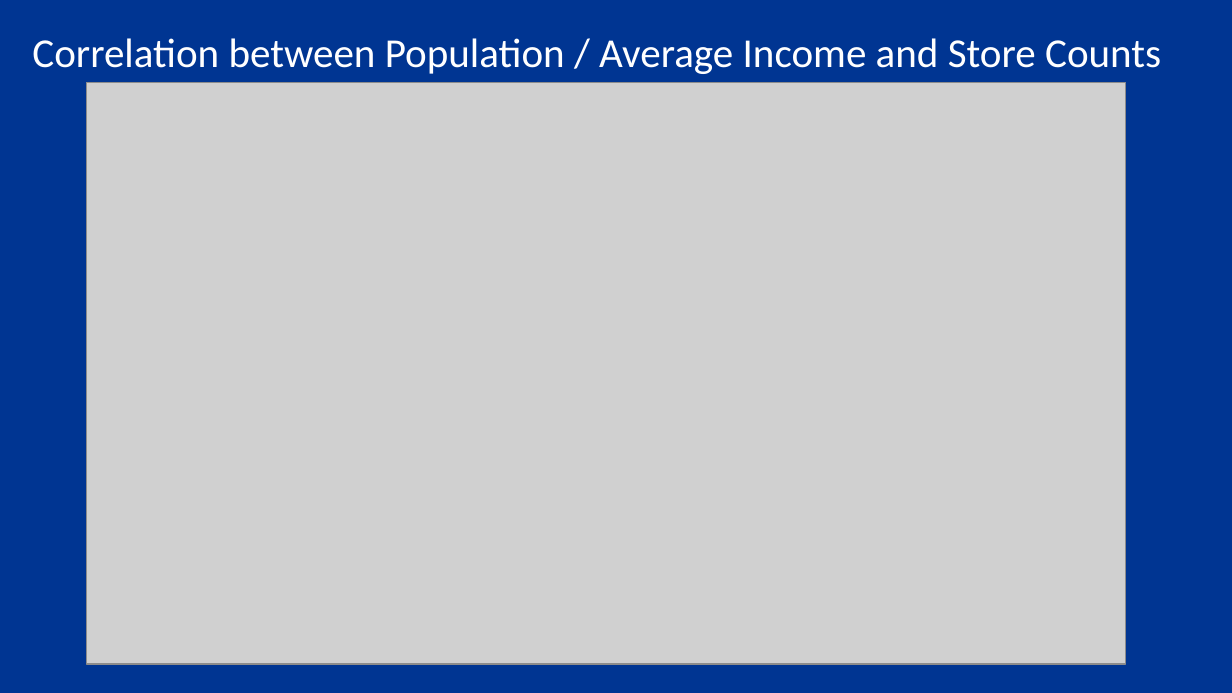
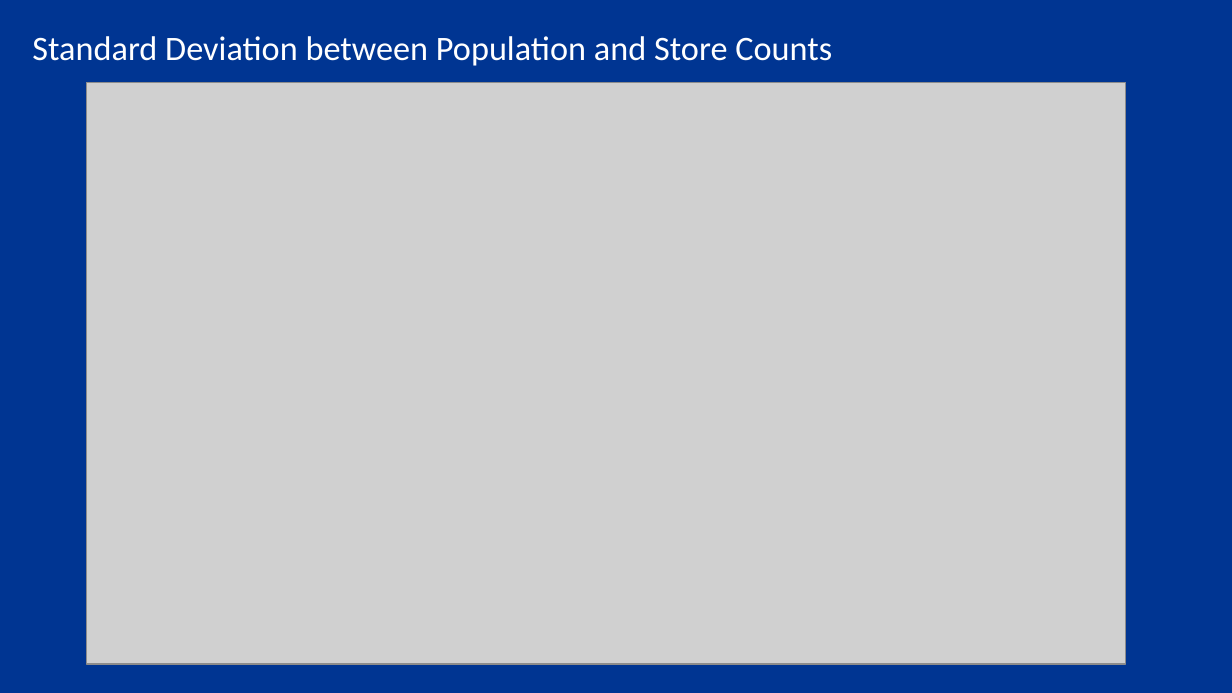
Before and after one commit to chad100b/Project_One_Starbucks_Analysis, a slide deck: slide 8 of Project_One_Starbucks_Analysis.pptx. Drawn at 1232x693 pixels with LibreOffice and Linux fonts; fonts in the diff are those of the drawing; grey boxes stand for pictures. Boxes give left, top, right and bottom in pixels: in the first picture for what was removed or moved away, otherwise in the second. Text is boxed around its words. In the diff, an @@ line names an element or a change of style, - is before the commit and + after.

```diff
--- a/Project_One_Starbucks_Analysis.pptx
+++ b/Project_One_Starbucks_Analysis.pptx
@@ text at box(32, 36, 832, 66): text changed; size 24 to 20 pt @@
-Correlation between Population / Average Income and Store Counts
+Standard Deviation between Population and Store Counts
```
Also in this commit, not shown: 3 slides added, 1 other file.
